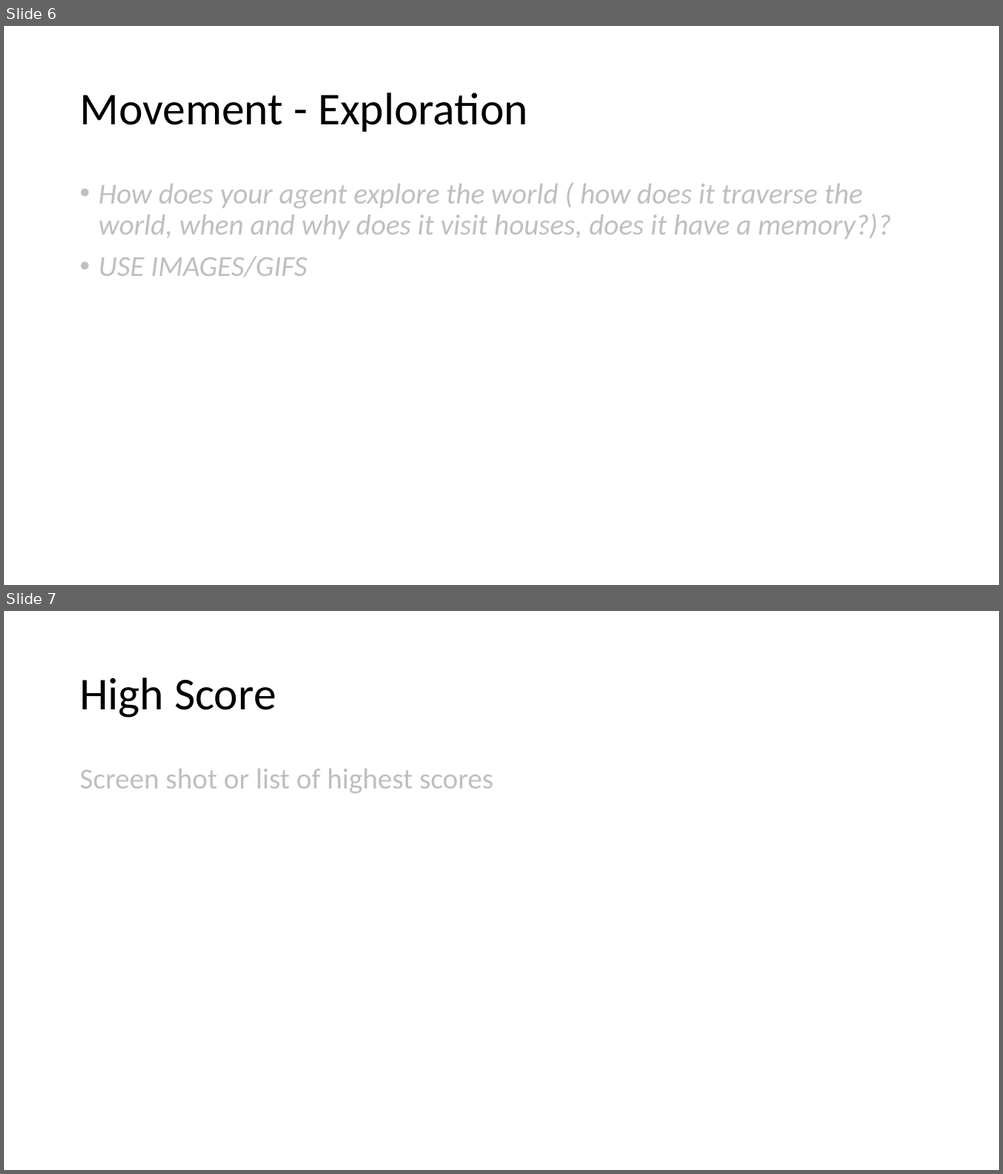
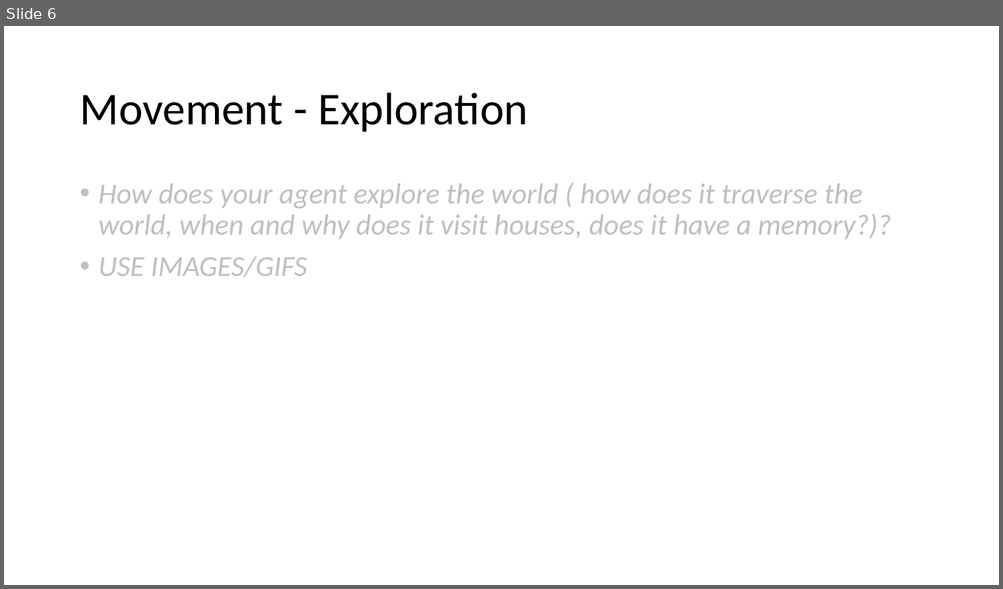
Before and after one commit to DAE-GD-2025-2026/gameai-zombie-Thymme-Mouchrique, a slide deck: GPP_ZombieAI_MouchriqueThymme_2DAE19.pptx. Shown one above the other, each under a label of ours: slides 6 and 7 before the commit, slide 6 after it. The pictures are 1003x1174 and 1003x589 pixels, drawn with LibreOffice and Linux fonts; fonts in the diff are those of the drawing. Boxes give left, top, right and bottom in pixels: in the first picture for what was removed or moved away, otherwise in the second. Text is boxed around its words. In the diff, an @@ line names an element or a change of style, - is before the commit and + after.

```diff
--- a/GPP_ZombieAI_MouchriqueThymme_2DAE19.pptx
+++ b/GPP_ZombieAI_MouchriqueThymme_2DAE19.pptx
@@ slide 7 removed at [4,611,999,1170], background #FFFFFF @@
@@ title removed at [79,678,276,718] @@
-High Score
@@ text removed at [79,769,493,794] @@
-Screen shot or list of highest scores
```
Also in this commit, not shown: 1 slide changed, 1 other file.
